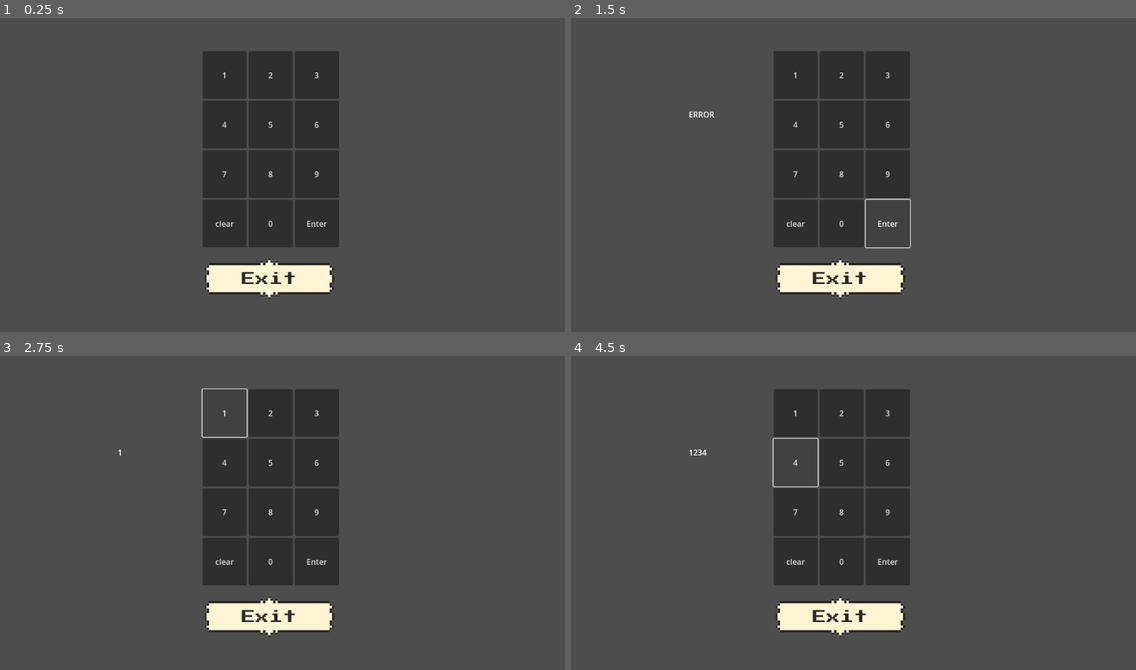
Above: before the commit, frames 1-4 (two rows, left to right).
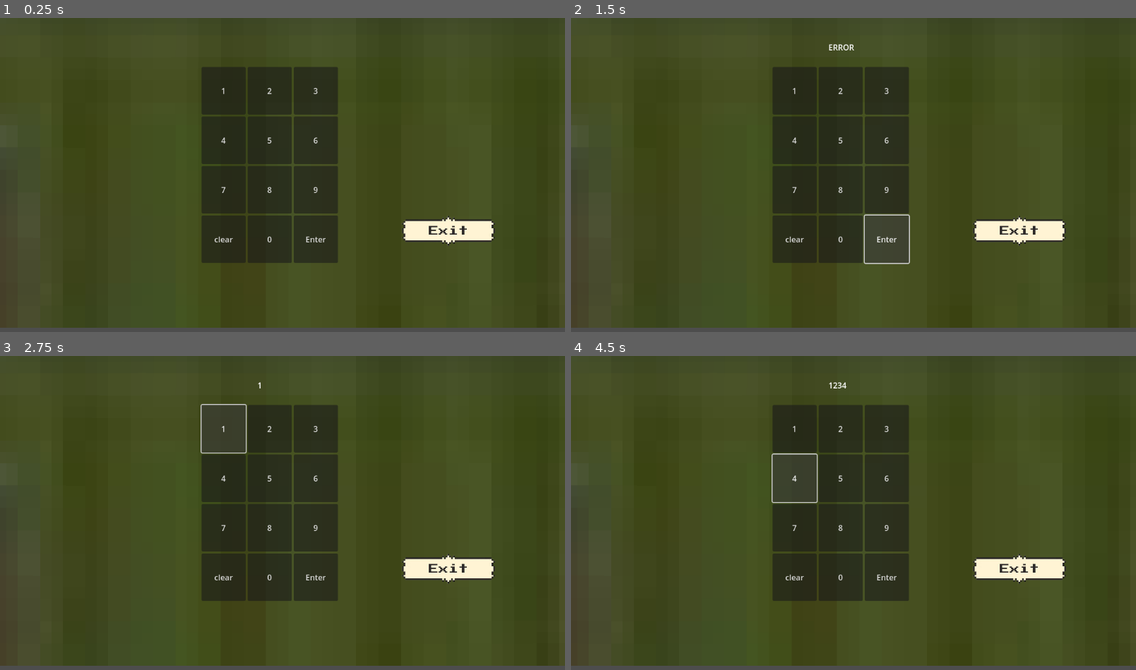
Above: after the commit, the same moments.

Repository: TanviMukka/freeze
Game: Godot game, scene res://safe_scene.tscn
The game is run twice, just before and just after one commit, with the same random seed, the same clock (stepped at 60 frames per second) and the same inputs. This scene is started directly instead of the project's main scene.
Inputs:
- Up to frame 1 (0.25 s): no input
- Up to frame 2 (1.5 s): click "Enter" at 0.5 s; click "Enter" at 1.25 s
- Up to frame 3 (2.75 s): click "1" at 2 s
- Up to frame 4 (4.5 s): click "2" at 2.75 s; click "3" at 3.5 s; click "4" at 4.25 s

The runs differ from the first frame. In frame 1, 86% of the frame differs, in the area x 0-100%, y 0-99%; in frame 2, 87%; in frame 3, 87%; in frame 4, 87%.

Commit message:
tried to fix keypad

Diff:
--- a/safe_scene.tscn
+++ b/safe_scene.tscn
@@ -1,6 +1,7 @@
-[gd_scene load_steps=11 format=4 uid="uid://gnn2lplk5ff4"]
+[gd_scene load_steps=12 format=4 uid="uid://gnn2lplk5ff4"]
 
 [ext_resource type="Script" uid="uid://d0vlnqrcoiiaq" path="res://keypad.gd" id="1_0deji"]
+[ext_resource type="Texture2D" uid="uid://cn0dtl4418oxg" path="res://Screenshot 2026-11-22 104701.png" id="3_tntfa"]
 [ext_resource type="Texture2D" uid="uid://c7wp2qshp6bpe" path="res://exit_button.png" id="5_16wui"]
 
 [sub_resource type="Image" id="Image_16wui"]
@@ -930,23 +931,22 @@
 position = Vector2(240, 185)
 script = ExtResource("1_0deji")
 
-[node name="ExitButton" type="TextureButton" parent="."]
-offset_left = 133.99998
-offset_top = 171.99998
-offset_right = 634.0
-offset_bottom = 672.0
-scale = Vector2(0.7, 0.7)
-texture_normal = ExtResource("5_16wui")
+[node name="Sprite2D" type="Sprite2D" parent="."]
+position = Vector2(475, 68)
+scale = Vector2(23, 23)
+texture = ExtResource("3_tntfa")
 
 [node name="DisplayLabel" type="Label" parent="."]
-offset_right = 40.0
-offset_bottom = 23.0
+offset_left = 285.0
+offset_top = -137.0
+offset_right = 325.0
+offset_bottom = -114.0
 
 [node name="GridContainer" type="GridContainer" parent="."]
-offset_left = 173.0
-offset_top = -117.0
-offset_right = 451.0
-offset_bottom = 283.0
+offset_left = 171.0
+offset_top = -85.0
+offset_right = 449.0
+offset_bottom = 315.0
 theme = SubResource("Theme_cjcnl")
 theme_override_constants/h_separation = 4
 theme_override_constants/v_separation = 4
@@ -1023,3 +1023,16 @@
 size_flags_horizontal = 3
 size_flags_vertical = 3
 text = "Enter"
+
+[node name="ExitButton" type="TextureButton" parent="."]
+anchors_preset = -1
+offset_left = 549.0
+offset_top = 124.0
+offset_right = 1049.0
+offset_bottom = 482.0
+scale = Vector2(0.5, 0.5)
+size_flags_horizontal = 0
+size_flags_vertical = 0
+size_flags_stretch_ratio = 9.3
+texture_normal = ExtResource("5_16wui")
+ignore_texture_size = true
Binary file added: Screenshot 2026-11-22 104701.png
Not shown, added: Screenshot 2026-11-22 104701.png.import
